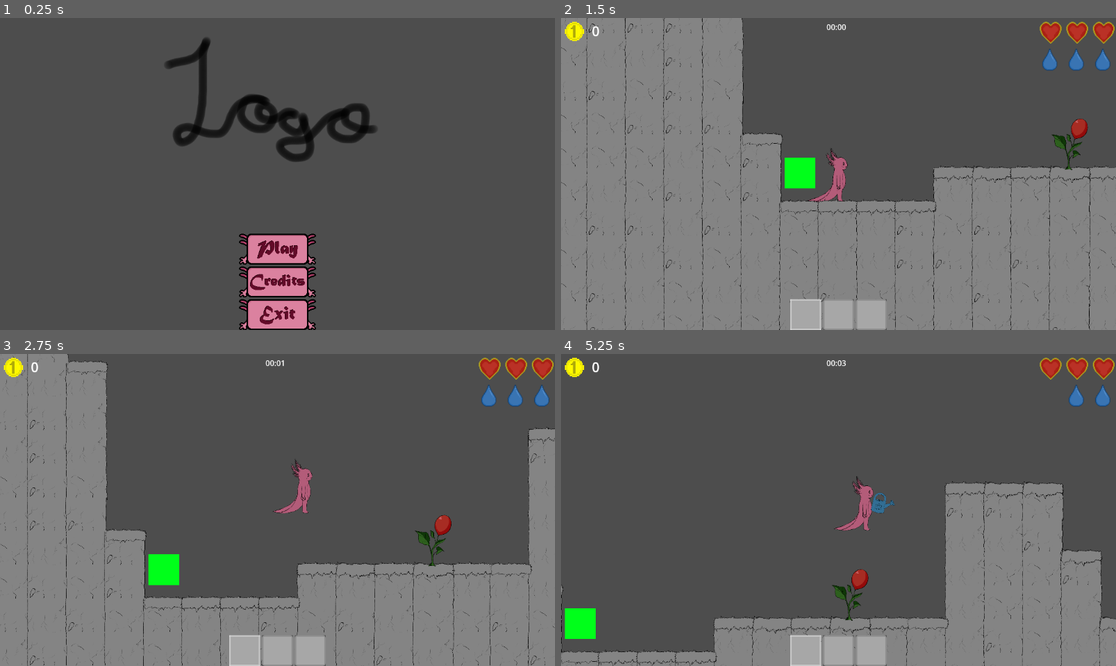
Above: before the commit, frames 1-4 (two rows, left to right).
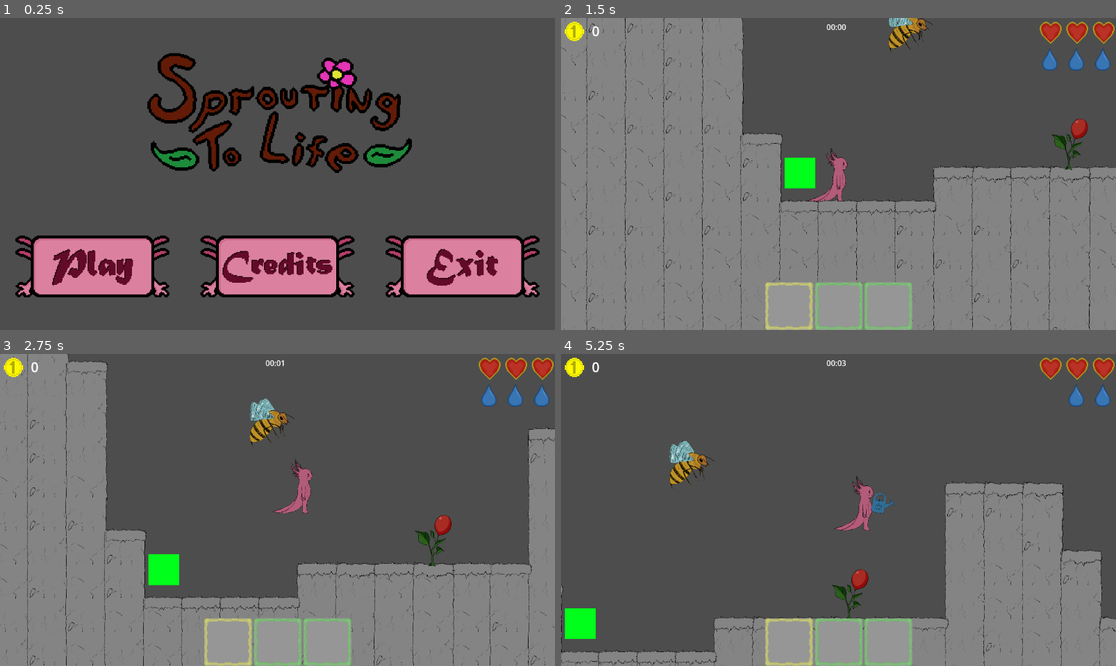
Above: after the commit, the same moments.

Repository: AzureLeaf0/GameJam
Game: Godot game, scene res://scenes/main_menu.tscn
Same seed, same stepped clock (60 frames per second), same inputs: the game is played once before the commit and once after it.
Inputs (mouse positions are in pixels of both pictures, inside the frame that each line leads up to; where the layout moved, square brackets give the same spot in the first picture):
- Up to frame 1 (0.25 s): no input
- Up to frame 2 (1.5 s): click (838, 267) [838, 283] at 0.5 s; click (655, 267) [838, 248] at 1.25 s
- Up to frame 3 (2.75 s): move the mouse to (399, 494) at 2.02 s; hold Right (move_right) from 2.03 s (still down); tap E (Interact) at 2.1 s; tap Space (jump) at 2.27 s
- Up to frame 4 (5.25 s): move the mouse to (727, 525) at 2.77 s; tap E (Interact) at 2.85, 3.8, 4.55, 5.1 s; tap Space (jump) at 3.02, 4.52 s; move the mouse to (894, 441) at 3.52 s; release Right (move_right) at 3.53 s; hold Left (move_left) 3.53-4.28 s; click (894, 441) at 3.6 s; move the mouse to (810, 572) at 4.27 s; hold Right (move_right) from 4.28 s (still down); right-click (810, 572) at 4.35 s; move the mouse to (1005, 556) at 5.02 s

The runs differ from the first frame. In frame 1, 23% of the frame differs, in the area x 2-98%, y 6-100%; in frame 2, 1.7%; in frame 3, 1.9%; in frame 4, 2.0%.

Commit message:
ui rework

Diff:
--- a/gamejam/project.godot
+++ b/gamejam/project.godot
@@ -74,3 +74,8 @@
 "events": [Object(InputEventKey,"resource_local_to_scene":false,"resource_name":"","device":-1,"window_id":0,"alt_press …(192 unchanged characters)…
 ]
 }
+GoBack={
+"deadzone": 0.2,
+"events": [Object(InputEventKey,"resource_local_to_scene":false,"resource_name":"","device":-1,"window_id":0,"alt_pressed":false,"shift_pressed":false,"ctrl_pressed":false,"meta_pressed":false,"pressed":false,"keycode":0,"physical_keycode":70,"key_label":0,"unicode":102,"location":0,"echo":false,"script":null)
+]
+}
--- a/gamejam/scenes/UI.tscn
+++ b/gamejam/scenes/UI.tscn
@@ -60,41 +60,22 @@
 columns = 3
 
 [node name="TextureRect" type="TextureRect" parent="CanvasLayer/GridContainer"]
+texture_filter = 1
+custom_minimum_size = Vector2(99, 99)
 layout_mode = 2
 texture = ExtResource("3_ua6yw")
 
 [node name="TextureRect2" type="TextureRect" parent="CanvasLayer/GridContainer"]
+texture_filter = 1
+custom_minimum_size = Vector2(99, 99)
 layout_mode = 2
 texture = ExtResource("3_ua6yw")
 
 [node name="TextureRect3" type="TextureRect" parent="CanvasLayer/GridContainer"]
+texture_filter = 1
+custom_minimum_size = Vector2(99, 99)
 layout_mode = 2
 texture = ExtResource("3_ua6yw")
-
-[node name="GridContainer2" type="GridContainer" parent="CanvasLayer"]
-anchors_preset = 7
-anchor_left = 0.5
-anchor_top = 1.0
-anchor_right = 0.5
-anchor_bottom = 1.0
-offset_left = -100.0
-offset_top = -64.0
-offset_right = 100.0
-grow_horizontal = 2
-grow_vertical = 0
-columns = 3
-
-[node name="TextureRect" type="TextureRect" parent="CanvasLayer/GridContainer2"]
-layout_mode = 2
-texture = ExtResource("4_75u2n")
-
-[node name="TextureRect2" type="TextureRect" parent="CanvasLayer/GridContainer2"]
-layout_mode = 2
-texture = ExtResource("4_75u2n")
-
-[node name="TextureRect3" type="TextureRect" parent="CanvasLayer/GridContainer2"]
-layout_mode = 2
-texture = ExtResource("4_75u2n")
 
 [node name="GridContainer3" type="GridContainer" parent="CanvasLayer"]
 layout_direction = 3
@@ -139,25 +120,53 @@
 columns = 3
 
 [node name="ProgressBar" type="ProgressBar" parent="CanvasLayer/GridContainer4"]
-custom_minimum_size = Vector2(64, 64)
+custom_minimum_size = Vector2(99, 99)
 layout_mode = 2
-max_value = 0.0
 fill_mode = 2
 show_percentage = false
 
 [node name="ProgressBar2" type="ProgressBar" parent="CanvasLayer/GridContainer4"]
-custom_minimum_size = Vector2(64, 64)
+custom_minimum_size = Vector2(99, 99)
 layout_mode = 2
-max_value = 0.0
 fill_mode = 2
 show_percentage = false
 
 [node name="ProgressBar3" type="ProgressBar" parent="CanvasLayer/GridContainer4"]
-custom_minimum_size = Vector2(64, 64)
+custom_minimum_size = Vector2(99, 99)
 layout_mode = 2
-max_value = 0.0
 fill_mode = 2
 show_percentage = false
+
+[node name="GridContainer2" type="GridContainer" parent="CanvasLayer"]
+anchors_preset = 7
+anchor_left = 0.5
+anchor_top = 1.0
+anchor_right = 0.5
+anchor_bottom = 1.0
+offset_left = -100.0
+offset_top = -64.0
+offset_right = 100.0
+grow_horizontal = 2
+grow_vertical = 0
+columns = 3
+
+[node name="TextureRect" type="TextureRect" parent="CanvasLayer/GridContainer2"]
+texture_filter = 1
+custom_minimum_size = Vector2(99, 99)
+layout_mode = 2
+texture = ExtResource("4_75u2n")
+
+[node name="TextureRect2" type="TextureRect" parent="CanvasLayer/GridContainer2"]
+texture_filter = 1
+custom_minimum_size = Vector2(99, 99)
+layout_mode = 2
+texture = ExtResource("4_75u2n")
+
+[node name="TextureRect3" type="TextureRect" parent="CanvasLayer/GridContainer2"]
+texture_filter = 1
+custom_minimum_size = Vector2(99, 99)
+layout_mode = 2
+texture = ExtResource("4_75u2n")
 
 [node name="GridContainer5" type="GridContainer" parent="CanvasLayer"]
 layout_direction = 3
--- a/gamejam/scenes/enemy2.tscn
+++ b/gamejam/scenes/enemy2.tscn
@@ -43,7 +43,8 @@
 
 [node name="Sprite2D" type="AnimatedSprite2D" parent="."]
 sprite_frames = SubResource("SpriteFrames_thqno")
-frame_progress = 0.482809
+frame = 2
+frame_progress = 0.152777
 
 [node name="Area2D" type="Area2D" parent="." groups=["Enemy"]]
 
@@ -54,7 +55,7 @@
 shape = SubResource("RectangleShape2D_4ra3w")
 
 [node name="Timer" type="Timer" parent="."]
-wait_time = 0.5
+wait_time = 0.2
 autostart = true
 
 [connection signal="area_entered" from="Area2D" to="." method="_on_area_2d_area_entered"]
--- a/gamejam/scenes/enemy_2.gd
+++ b/gamejam/scenes/enemy_2.gd
@@ -1,19 +1,40 @@
 extends RigidBody2D
 
 var SPEED = 1800
-var direction = 1
+var direction = 0
 
 @onready var sprite_2d: AnimatedSprite2D = $Sprite2D
 
+func _ready():
+	sprite_2d.play("default")
+
 func _process(delta: float) -> void:
 	if direction == 0:
-		position.x+=1*delta
+		position.x+=10
+		sprite_2d.flip_h = false
 	elif direction == 1:
-		position.y+=1*delta
+		position.x+=6
+		position.y+=6
+		sprite_2d.flip_h = false
 	elif direction == 2:
-		position.x-=1*delta
+		position.y+=10
 	elif direction == 3:
-		position.y-=1*delta
+		position.x-=6
+		position.y+=6
+		sprite_2d.flip_h = true
+	elif direction == 4:
+		position.x-=10
+		sprite_2d.flip_h = true
+	elif direction == 5:
+		position.x-=6
+		position.y-=6
+		sprite_2d.flip_h = true
+	elif direction == 6:
+		position.y-=10
+	elif direction == 7:
+		position.x+=6
+		position.y-=6
+		sprite_2d.flip_h = false
 
 func _on_area_2d_area_entered(area: Area2D) -> void:
 	if area.is_in_group("Sword"):
@@ -21,5 +42,4 @@
 
 
 func _on_timer_timeout() -> void:
-	randomize()
-	direction = randi_range(0,3)
+	direction = randi_range(0,7)
--- a/gamejam/scenes/main_menu.gd
+++ b/gamejam/scenes/main_menu.gd
@@ -1,9 +1,9 @@
 extends Control
 
 
-@onready var start_button = $VBoxContainer/StartButton
-@onready var credits_button = $VBoxContainer/CreditsButton
-@onready var quit_button = $VBoxContainer/QuitButton
+@onready var start_button = $VBoxContainer/HBoxContainer/StartButton
+@onready var credits_button = $VBoxContainer/HBoxContainer/CreditsButton
+@onready var quit_button = $VBoxContainer/HBoxContainer/QuitButton
 
 func _ready():
 	start_button.pressed.connect(_on_start_pressed)
--- a/gamejam/scenes/main_menu.tscn
+++ b/gamejam/scenes/main_menu.tscn
@@ -23,41 +23,54 @@
 
 [node name="VBoxContainer" type="VBoxContainer" parent="."]
 layout_mode = 1
-anchors_preset = 7
-anchor_left = 0.5
-anchor_top = 1.0
-anchor_right = 0.5
-anchor_bottom = 1.0
-offset_left = -250.0
-offset_top = -704.0
-offset_right = 250.0
+anchors_preset = 14
+anchor_top = 0.5
+anchor_right = 1.0
+anchor_bottom = 0.5
+offset_top = -256.0
+offset_bottom = 256.0
 grow_horizontal = 2
-grow_vertical = 0
+grow_vertical = 2
+theme_override_constants/separation = 128
 
 [node name="TextureRect" type="TextureRect" parent="VBoxContainer"]
+texture_filter = 1
+custom_minimum_size = Vector2(512, 256)
 layout_mode = 2
 texture = ExtResource("2_8ln24")
+stretch_mode = 5
 
-[node name="StartButton" type="TextureButton" parent="VBoxContainer"]
+[node name="HBoxContainer" type="HBoxContainer" parent="VBoxContainer"]
+layout_mode = 2
+theme_override_constants/separation = 64
+alignment = 1
+
+[node name="StartButton" type="TextureButton" parent="VBoxContainer/HBoxContainer"]
 texture_filter = 1
+custom_minimum_size = Vector2(320, 128)
 layout_mode = 2
 size_flags_horizontal = 4
 texture_normal = ExtResource("3_rtw2f")
 texture_pressed = ExtResource("4_rtw2f")
 texture_hover = ExtResource("4_tbmy8")
+stretch_mode = 0
 
-[node name="CreditsButton" type="TextureButton" parent="VBoxContainer"]
+[node name="CreditsButton" type="TextureButton" parent="VBoxContainer/HBoxContainer"]
 texture_filter = 1
+custom_minimum_size = Vector2(320, 128)
 layout_mode = 2
 size_flags_horizontal = 4
 texture_normal = ExtResource("4_oa1go")
 texture_pressed = ExtResource("7_lgwnu")
 texture_hover = ExtResource("8_flqon")
+stretch_mode = 0
 
-[node name="QuitButton" type="TextureButton" parent="VBoxContainer"]
+[node name="QuitButton" type="TextureButton" parent="VBoxContainer/HBoxContainer"]
 texture_filter = 1
+custom_minimum_size = Vector2(320, 128)
 layout_mode = 2
 size_flags_horizontal = 4
 texture_normal = ExtResource("5_tbmy8")
 texture_pressed = ExtResource("10_rcqid")
 texture_hover = ExtResource("11_1ajci")
+stretch_mode = 0
--- a/gamejam/scenes/map.tscn
+++ b/gamejam/scenes/map.tscn
@@ -8,6 +8,7 @@
 [ext_resource type="PackedScene" uid="uid://cqy3f38omodga" path="res://scenes/kuyu.tscn" id="7_nakos"]
 [ext_resource type="PackedScene" uid="uid://xijm8xuf5hry" path="res://scenes/Plants/TrampolinePlant/TrampolinePlant.tscn" id="8_jh32y"]
 [ext_resource type="PackedScene" uid="uid://bvxigls1owktf" path="res://scenes/Plants/SwordPlantFolder/SwordPlant.tscn" id="9_be0no"]
+[ext_resource type="PackedScene" uid="uid://bn5eau505vf3c" path="res://scenes/enemy2.tscn" id="9_blm8a"]
 
 [node name="Map" type="Node2D"]
 
@@ -97,3 +98,6 @@
 
 [node name="Kuyu2" parent="." instance=ExtResource("7_nakos")]
 position = Vector2(31600, -200)
+
+[node name="enemy4" parent="." instance=ExtResource("9_blm8a")]
+position = Vector2(-3800, -2200)
--- a/gamejam/scenes/player.gd
+++ b/gamejam/scenes/player.gd
@@ -3,6 +3,10 @@
 const SPEED = 3000.0
 const JUMP_VELOCITY = -6000.0
 var current_inv = 0
+
+var TeleportLocations:Array = []
+var LastTeleport = 0
+var UsingTeleport = 0
 
 var coin = 0
 
@@ -41,6 +45,10 @@
 var can_take_damage = true
 
 var touch_enemy = false
+
+func _ready():
+	TeleportLocations.insert(0,global_position)
+
 
 func _physics_process(delta: float) -> void:
 
@@ -113,6 +121,20 @@
 	if Input.is_action_just_pressed("Interact"):
 		if currentarea != null:
 			collect(currentarea)
+			var place = true
+			for i in range(0,LastTeleport):
+				if currentarea.global_position == TeleportLocations[i]:
+					place = false
+			if place == true:
+				LastTeleport += 1
+				TeleportLocations.insert(LastTeleport,currentarea.global_position)
+				UsingTeleport = LastTeleport
+	if Input.is_action_just_pressed("GoBack"):
+		global_position = TeleportLocations[UsingTeleport]
+		if UsingTeleport > 0:
+			UsingTeleport -= 1
+
+
 	# Play animations
 	#if is_on_floor():
 		#if direction == 0:
@@ -155,6 +177,7 @@
 		currentarea = area
 	elif area.is_in_group("Enemy"):
 		touch_enemy = true
+		velocity = -velocity
 	elif area.is_in_group("Baloon"):
 		velocity.y = JUMP_VELOCITY
 		area.get_parent().queue_free()
@@ -176,7 +199,10 @@
 			die()
 
 func die():
-	pass
+	UsingTeleport = LastTeleport
+	global_position = TeleportLocations[LastTeleport]
+	health = max_health
+	update_hearts()
 
 func _on_timer_timeout() -> void:
 	is_watering = false
Binary file changed: gamejam/Images/InventoryTab.png
Binary file changed: gamejam/Images/InventoryTabActive.png
Binary file changed: gamejam/Images/Logo.png
Not shown: 1 places in gamejam/scenes/map.tscn that only renumber resources
Not shown: 1 places in gamejam/scenes/score_ui.tscn that only renumber resources
